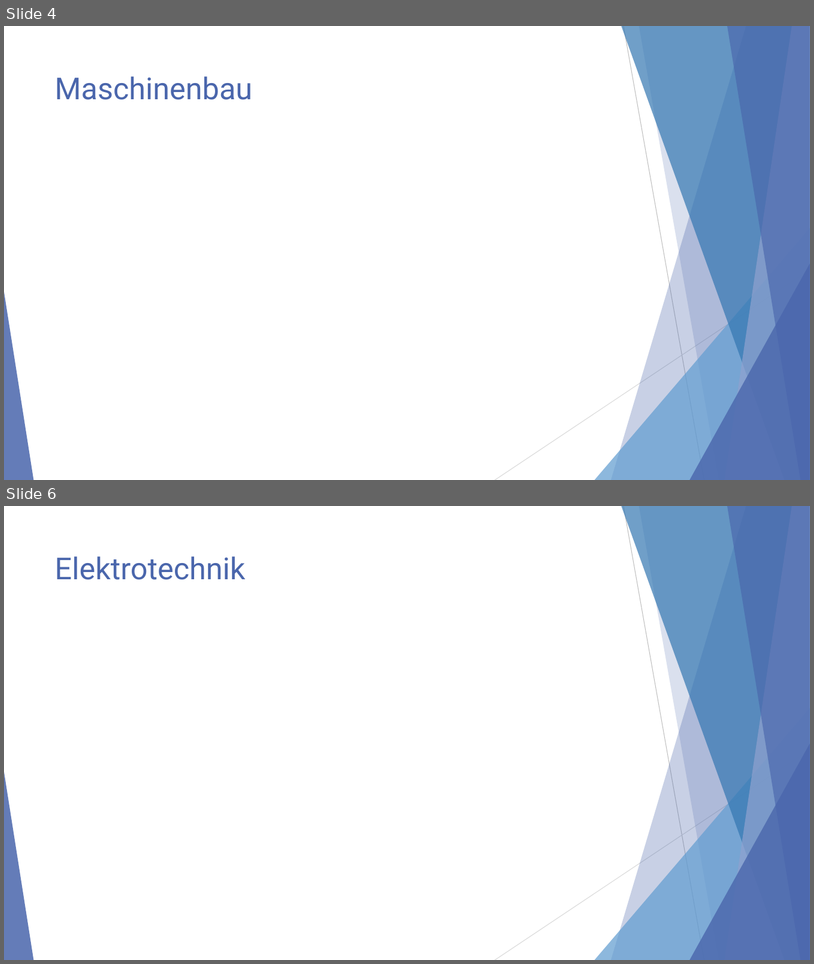
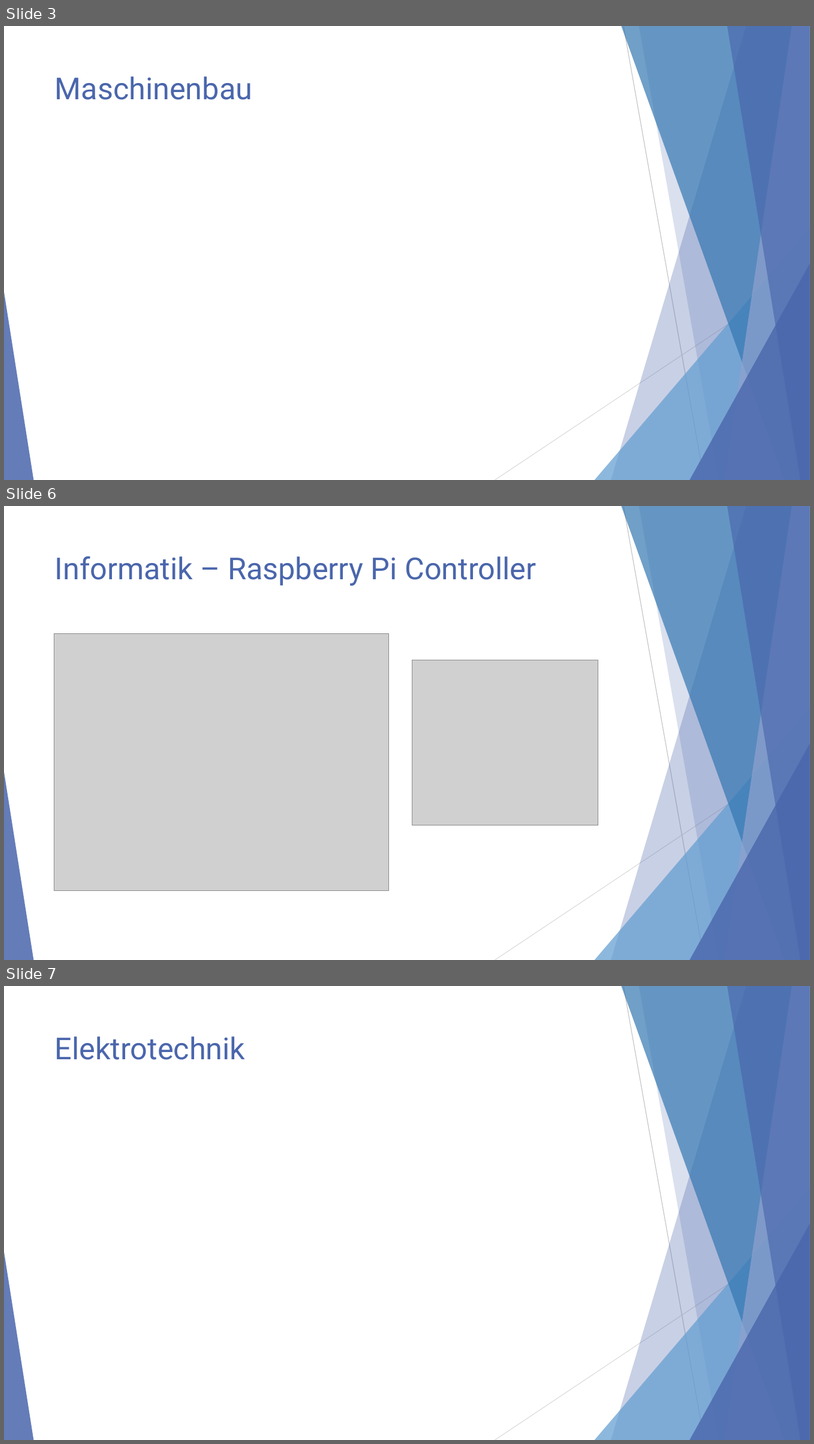
Before and after one commit to accefa/pren2, a slide deck: fig/Präsentation.pptx. Shown one above the other, each under a label of ours: slides 4 and 6 before the commit, slides 3, 6 and 7 after it; the slides between them are not shown. The pictures are 814x964 and 814x1444 pixels, drawn with LibreOffice and Linux fonts; fonts in the diff are those of the drawing; grey boxes stand for pictures. Boxes give left, top, right and bottom in pixels: in the first picture for what was removed or moved away, otherwise in the second. Text is boxed around its words. In the diff, an @@ line names an element or a change of style, - is before the commit and + after.

```diff
--- a/fig/Präsentation.pptx
+++ b/fig/Präsentation.pptx
@@ slide 6 added at (4,506,810,960), background #FFFFFF; not listed: 10 template elements that a slide beside it also shows @@
@@ title added at (55,556,536,586), 36 pt, text #4A66AC @@
+Informatik – Raspberry Pi Controller
@@ picture added at (54,634,389,890) @@
@@ picture added at (413,660,599,825) @@
@@ what was slide 4 is now slide 3 @@
@@ what was slide 6 is now slide 7 @@
```
Also in this commit, not shown: 1 slide changed, 2 other slides added, 2 slides removed.
